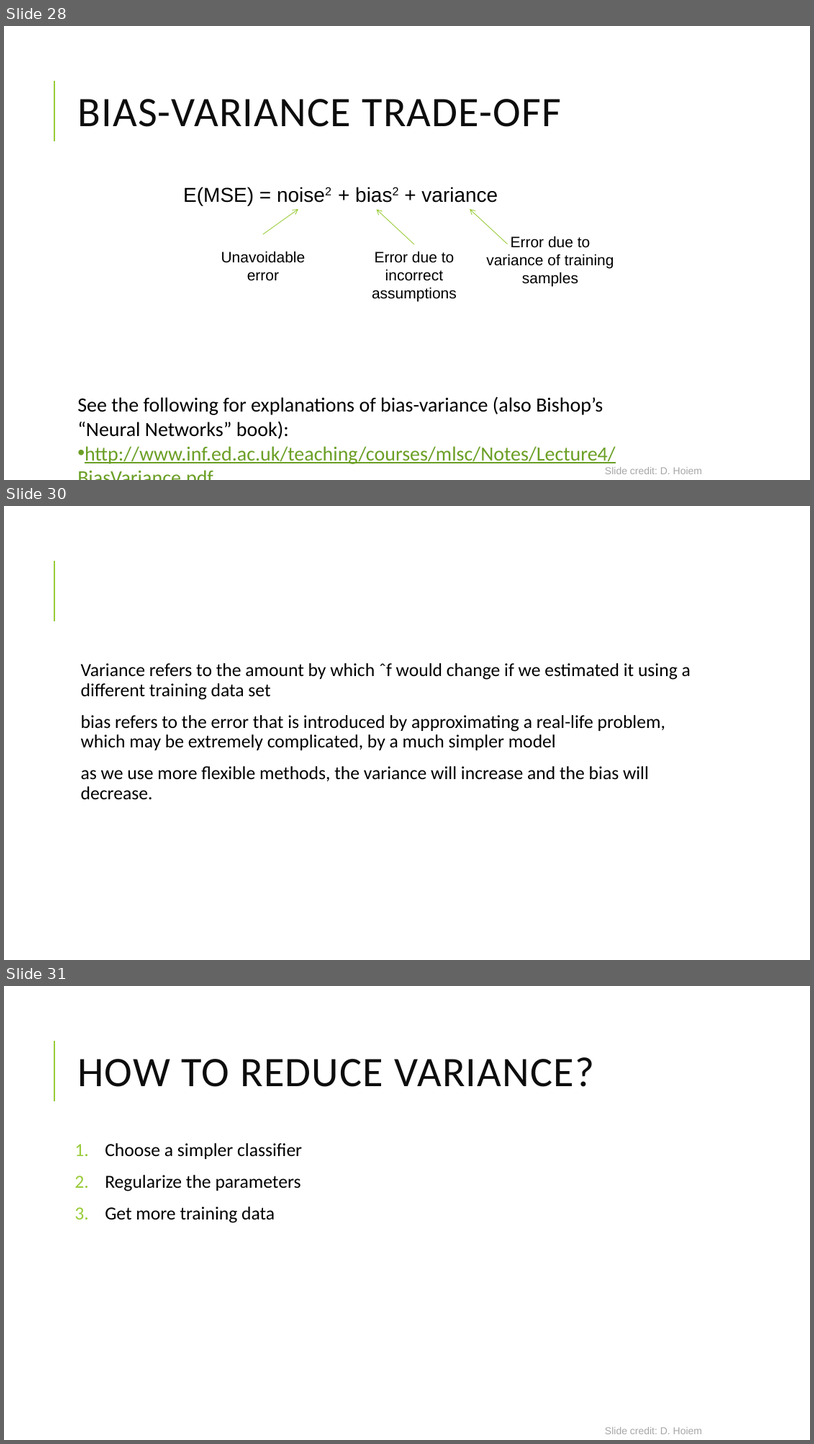
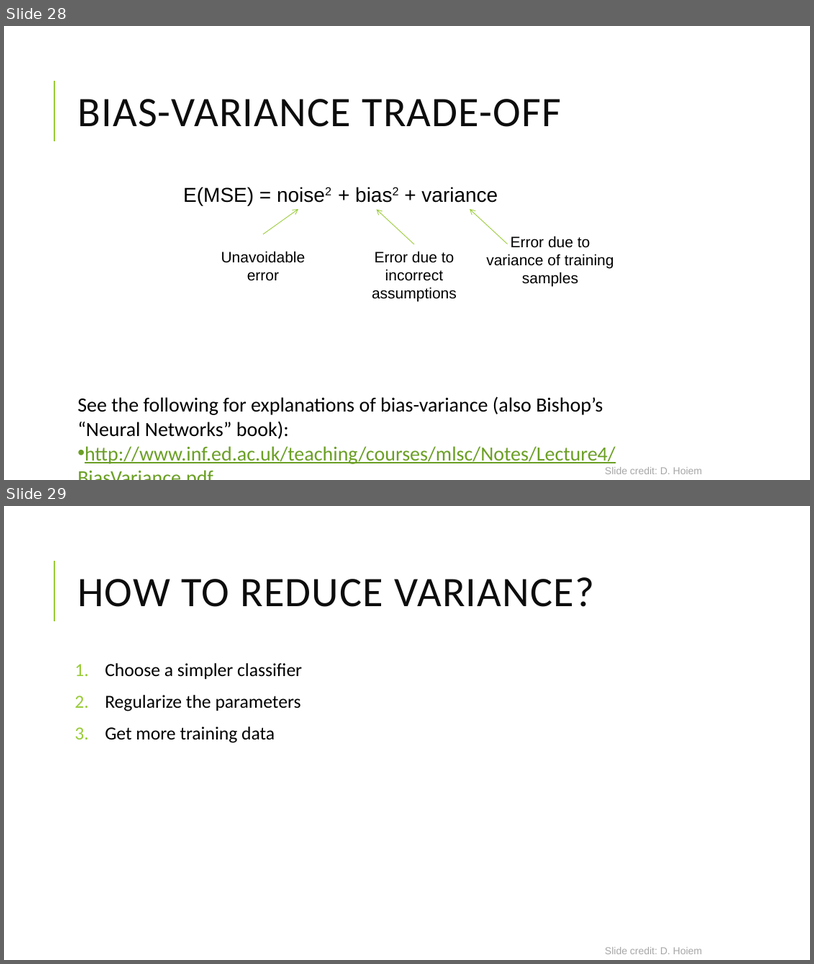
Before and after one commit to yaniv63/applied-data-science, a slide deck: Applied Data Science - 07 Machine Learning in Python.pptx. Shown one above the other, each under a label of ours: slides 28, 30 and 31 before the commit, slides 28 and 29 after it; the slides between them are not shown. The pictures are 814x1444 and 814x964 pixels, drawn with LibreOffice and Linux fonts; fonts in the diff are those of the drawing. Boxes give left, top, right and bottom in pixels: in the first picture for what was removed or moved away, otherwise in the second. Text is boxed around its words. In the diff, an @@ line names an element or a change of style, - is before the commit and + after.

```diff
--- a/Applied Data Science - 07 Machine Learning in Python.pptx
+++ b/Applied Data Science - 07 Machine Learning in Python.pptx
@@ slide 30 removed at <box>4,506,810,960</box>, background #FFFFFF; not listed: 1 template element that a slide beside it also shows @@
@@ text removed at <box>81,663,691,800</box> @@
-  Variance refers to the amount by which ˆf would change if we estimated it using a different training data set
-  bias refers to the error that is introduced by approximating a real-life problem, which may be extremely complicated, by a much simpler model
-  as we use more flexible methods, the variance will increase and the bias will decrease.
@@ what was slide 31 is now slide 29 @@
```
Also in this commit, not shown: 3 slides changed, 1 other slide removed, 6 other files.
